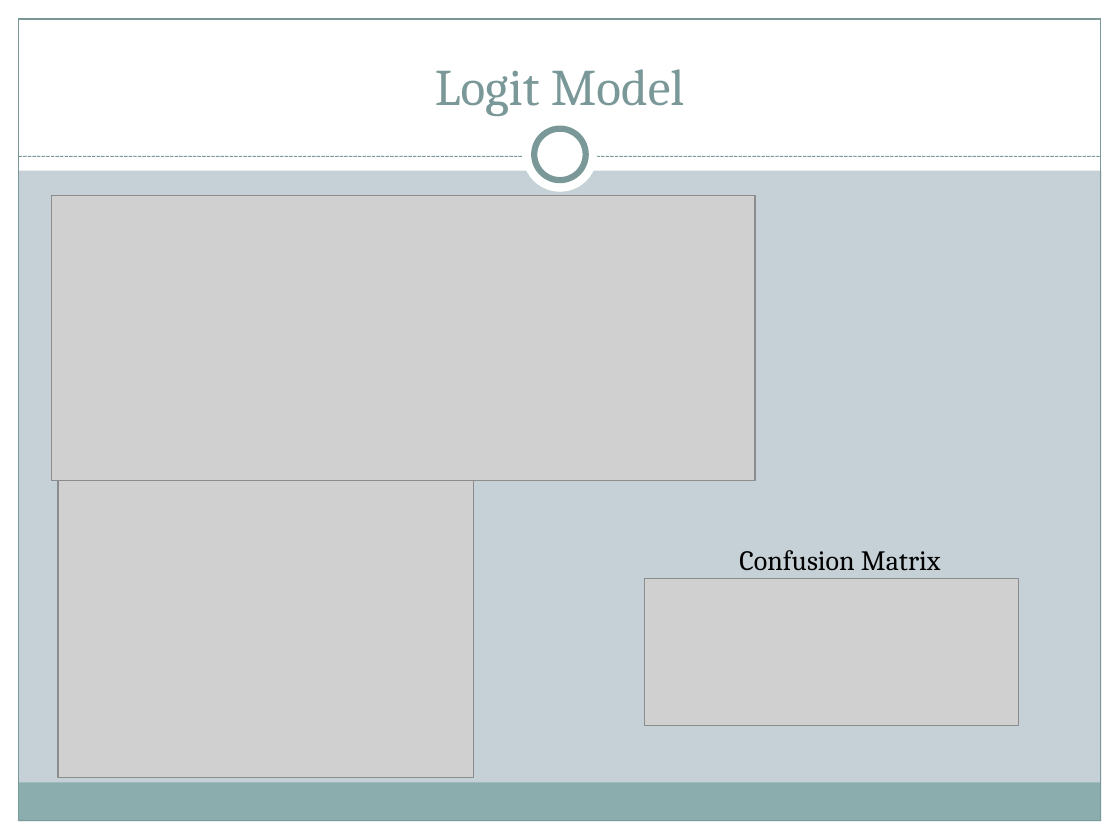
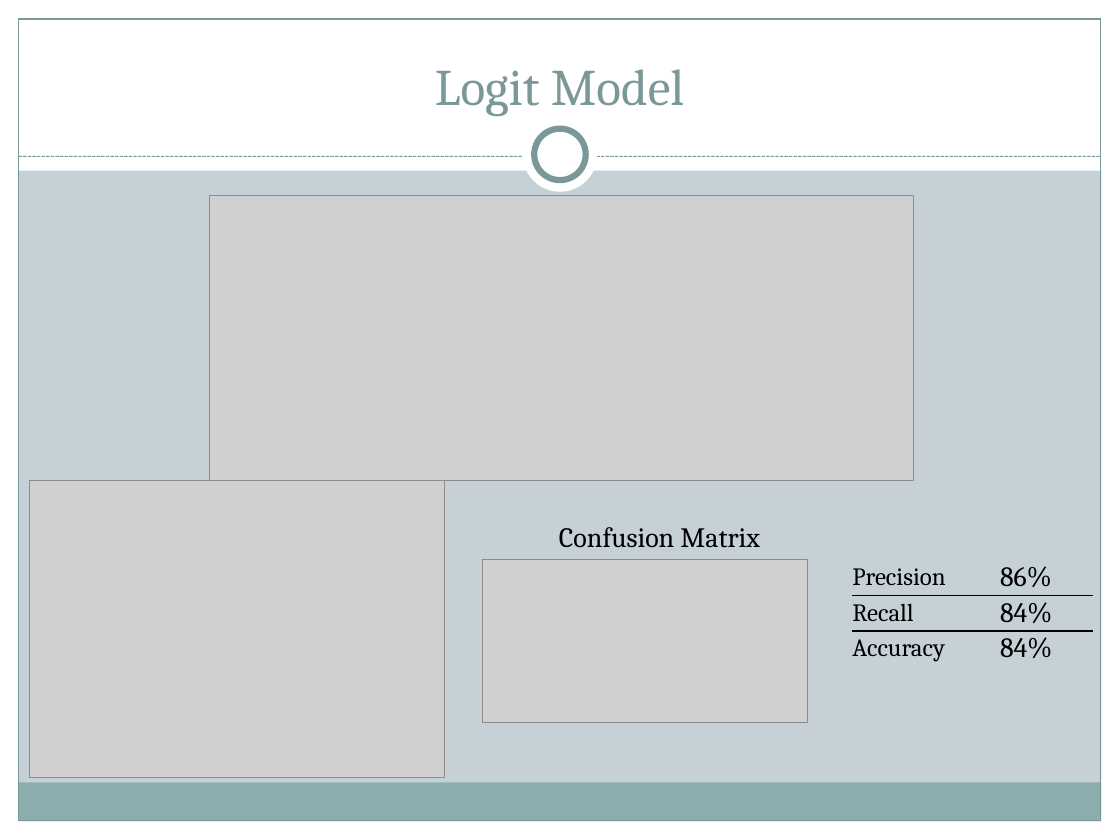
Before and after one commit to themp731/Projects, a slide deck: slide 12 of Final_Data/Deliverables/Presentation.pptx (slide 11 before the commit). Drawn at 1120x840 pixels with LibreOffice and Linux fonts; fonts in the diff are those of the drawing; grey boxes stand for pictures. Boxes give left, top, right and bottom in pixels: in the first picture for what was removed or moved away, otherwise in the second. Text is boxed around its words. In the diff, an @@ line names an element or a change of style, - is before the commit and + after.

Commit message:
UPDATING THE PRESENTATION
This includes the confusion matrix and accuracy scores plus a page on
confusion matrix

```diff
--- a/Final_Data/Deliverables/Presentation.pptx
+++ b/Final_Data/Deliverables/Presentation.pptx
@@ picture: place and size @@
-picture at box(52, 196, 755, 482)
+picture at box(209, 196, 913, 482)
@@ picture: place and size @@
-picture at box(58, 480, 474, 777)
+picture at box(30, 480, 446, 777)
@@ text "Confusion Matrix": place and size @@
-text "Confusion Matrix" at box(739, 550, 940, 571)
+text "Confusion Matrix" at box(559, 527, 759, 548)
@@ picture added at box(483, 560, 808, 724) @@
@@ table added at box(852, 560, 1093, 668), 3 rows, 2 columns @@
+Precision | 86%
+Recall | 84%
+Accuracy | 84%
@@ picture removed at box(645, 578, 1018, 726) @@
```
Also in this commit, not shown: 1 slide added, 1 other file.
